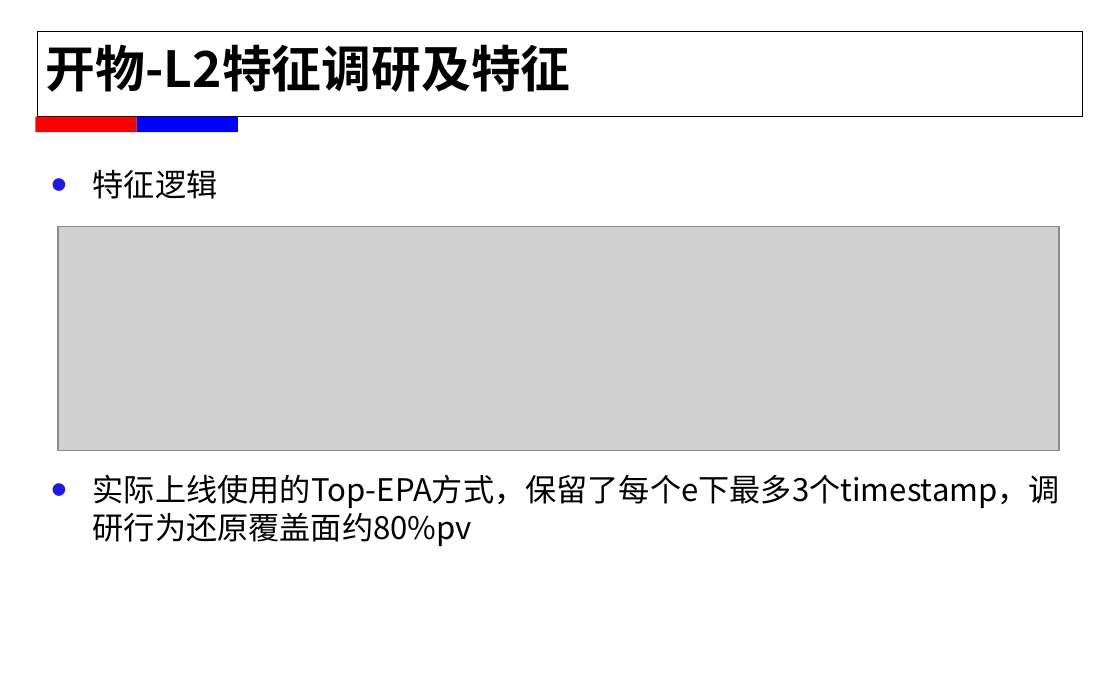
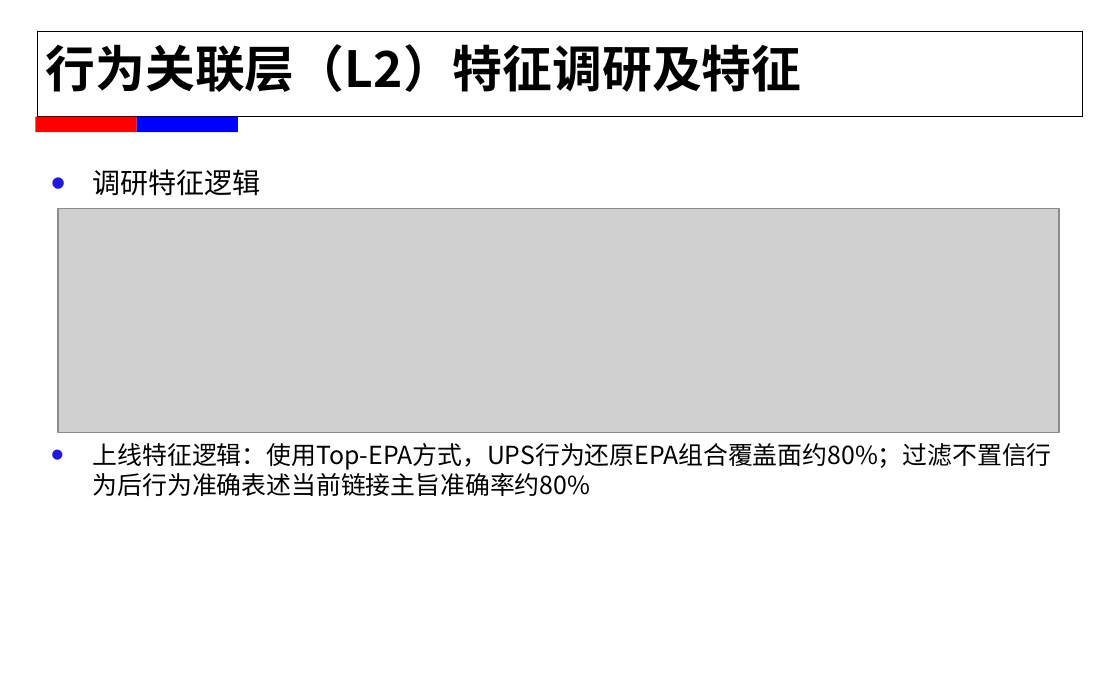
Before and after one commit to alexxyjiang/baidu-tech-report, a slide deck: slide 10 of For T5/蒋学渊_2015年春工作述职.pptx (slide 6 before the commit). Drawn at 1120x700 pixels with LibreOffice and Linux fonts; fonts in the diff are those of the drawing; grey boxes stand for pictures; background and template pictures are left out. Boxes give left, top, right and bottom in pixels: in the first picture for what was removed or moved away, otherwise in the second. Text is boxed around its words. In the diff, an @@ line names an element or a change of style, - is before the commit and + after.

Commit message:
主旨修改

```diff
--- a/For T5/蒋学渊_2015年春工作述职.pptx
+++ b/For T5/蒋学渊_2015年春工作述职.pptx
@@ text at [46, 44, 802, 92]: text changed @@
-开物-L2特征调研及特征
+行为关联层（L2）特征调研及特征
@@ text at [93, 169, 1052, 496]: text changed; size 20 to 16 pt @@
-• 特征逻辑
-• 实际上线使用的Top-EPA方式，保留了每个e下最多3个timestamp，调研行为还原覆盖面约80%pv
+• 调研特征逻辑
+• 上线特征逻辑：使用Top-EPA方式，UPS行为还原EPA组合覆盖面约80%；过滤不置信行为后行为准确表述当前链接主旨准确率约80%
@@ picture: place and size @@
-picture at [58, 226, 1060, 450]
+picture at [58, 209, 1060, 433]
```
Also in this commit, not shown: 7 other slides changed, 5 slides added, 1 slide removed, 4 other files.
